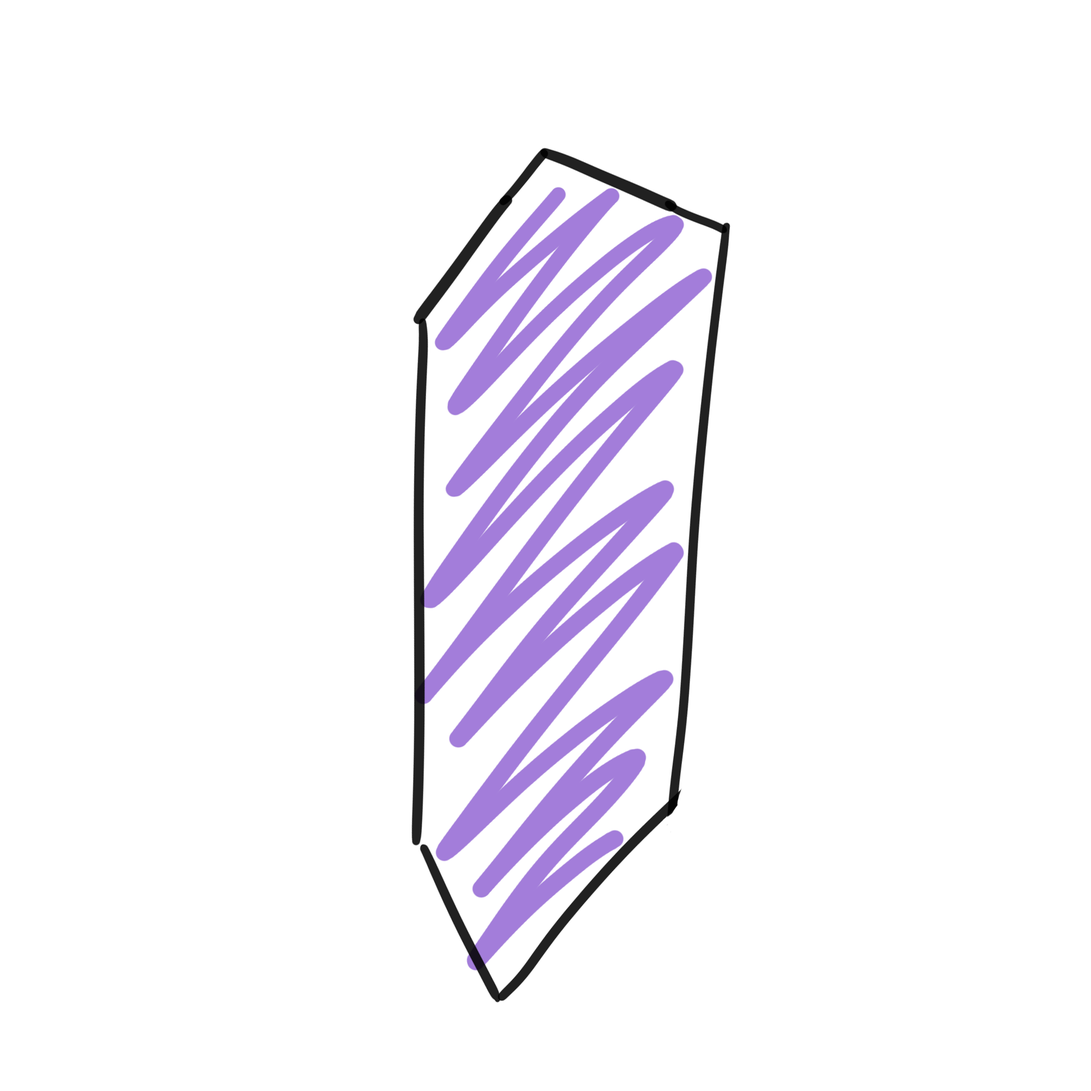
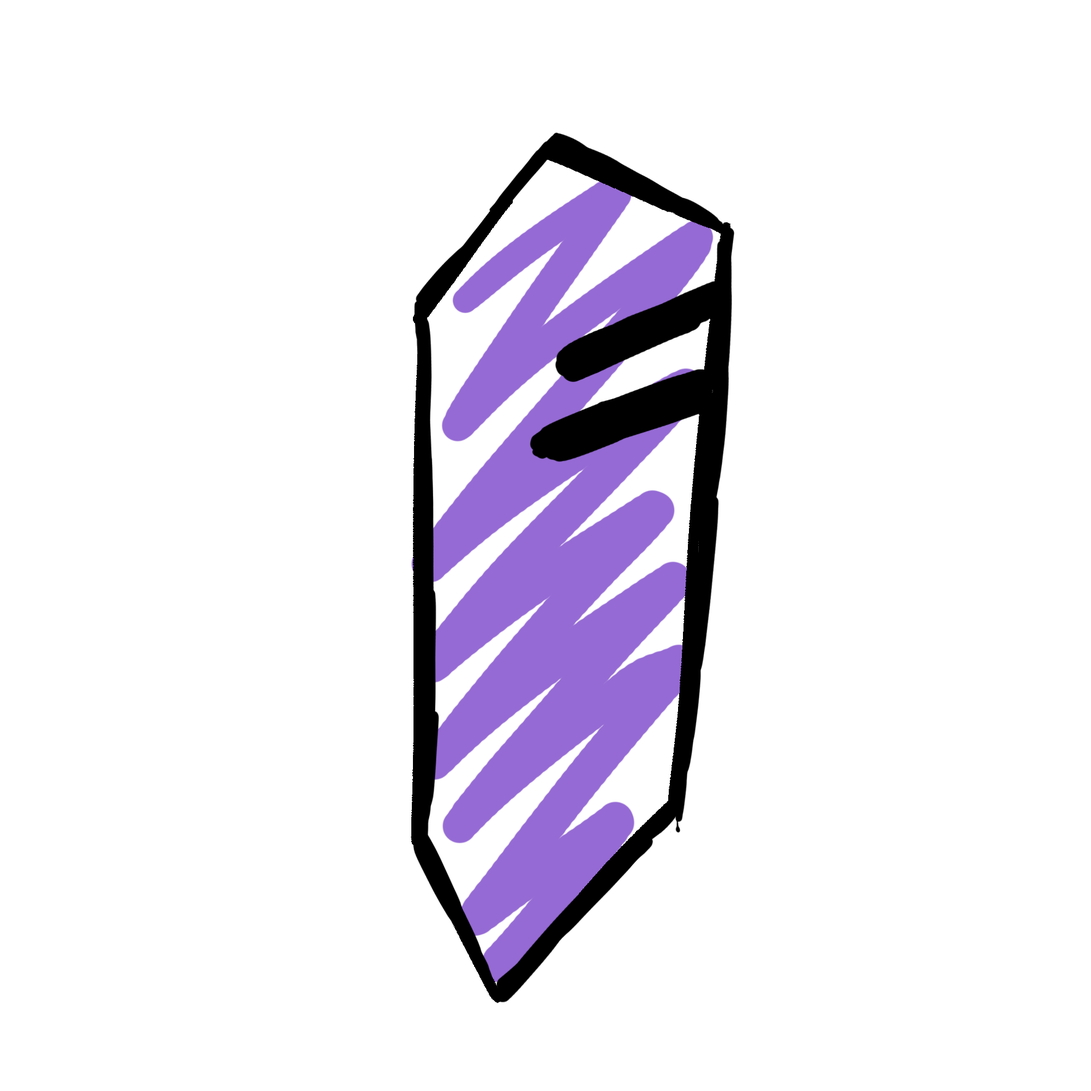
Layer changes from the first 1091px x 1091px image to the second:
renamed "Layer 2" to "Layer 2 copy", hid it, moved it above "Layer 1" over [414, 186, 714, 972]
painted on "Layer 1" over [410, 132, 736, 1004]
added layer "Layer 4" above "Layer 3" over [529, 280, 726, 463]
added layer "Layer 3" above "Background" over [410, 171, 715, 984]
